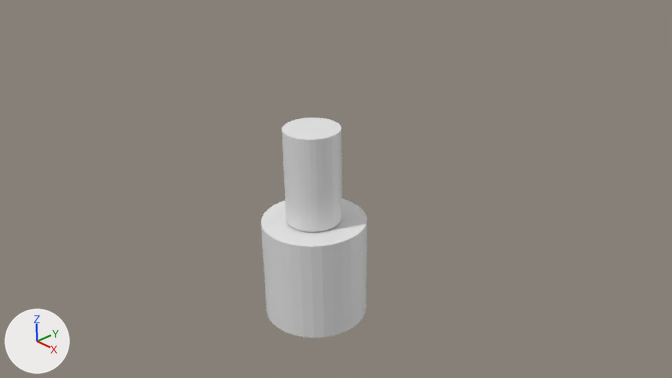
An edit to the Blender file Assets/Resources/Models/potion.blend, drawn before and after from the same camera.
Rendered twice from the file's camera 'Camera'. The lights are fixed; the arrows at lower left show +X, +Y and +Z.
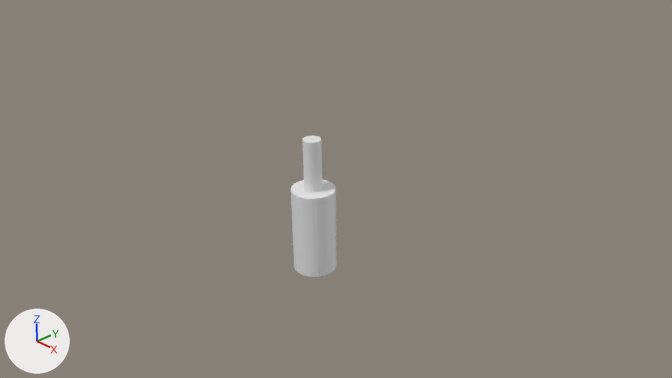
Commit message: Potion model fix

What differs and where, as boxes [x1, y1, x2, y2] in the pictures (672 x 378 px; the box of a moved part takes in the faces that stretch with it):
```json
{"object": "Cylinder.001", "change": "reshaped, rescaled", "before": [261, 118, 367, 338], "after": [291, 136, 337, 277], "on screen": "56% narrower, 36% shorter"}
{"part": 1, "of": "me_cylinder_001", "change": "moved or reshaped", "before": [282, 118, 342, 232], "after": [302, 136, 323, 193]}
{"part": 2, "of": "me_cylinder_001", "change": "moved or reshaped", "before": [261, 199, 367, 338], "after": [291, 179, 337, 277]}
```

Scene script edits in JSON lines:
```json
{"block": "me_cylinder_001", "where": "me_cylinder_001.from_pydata(...)  # 128 vertices, 68 faces; spans x -1.89..1.89, y -1.89..1.89, z -1.9..2.34"}
{"block": "me_cylinder_001", "where": "# used by ob_cylinder_001; location = (0.0, 0.0, 0.0); scale = (-0.431, -0.431, -0.738)"}
{"block": "me_cylinder_001", "change": "me_cylinder_001 part 1: the loose piece of 64 vertices spanning x -1.0..1.0, y -1.0..1.0, z -1.9..0.1 is scaled about its middle by (-0.14, -0.14, 0.426), then moved by (0.0, 0.0, 1.7)"}
{"block": "me_cylinder_001", "change": "me_cylinder_001 part 2: the loose piece of 64 vertices spanning x -1.89..1.89, y -1.89..1.89, z 0.13..2.34 is scaled about its middle by (0.18, 0.18, -0.615), then moved by (0.0, 0.0, -1.49)"}
{"op": "set", "path": "ob_cylinder_001.scale", "old": "(-0.431, -0.431, -0.738)", "new": "(1.0, 1.0, 1.0)"}
```
